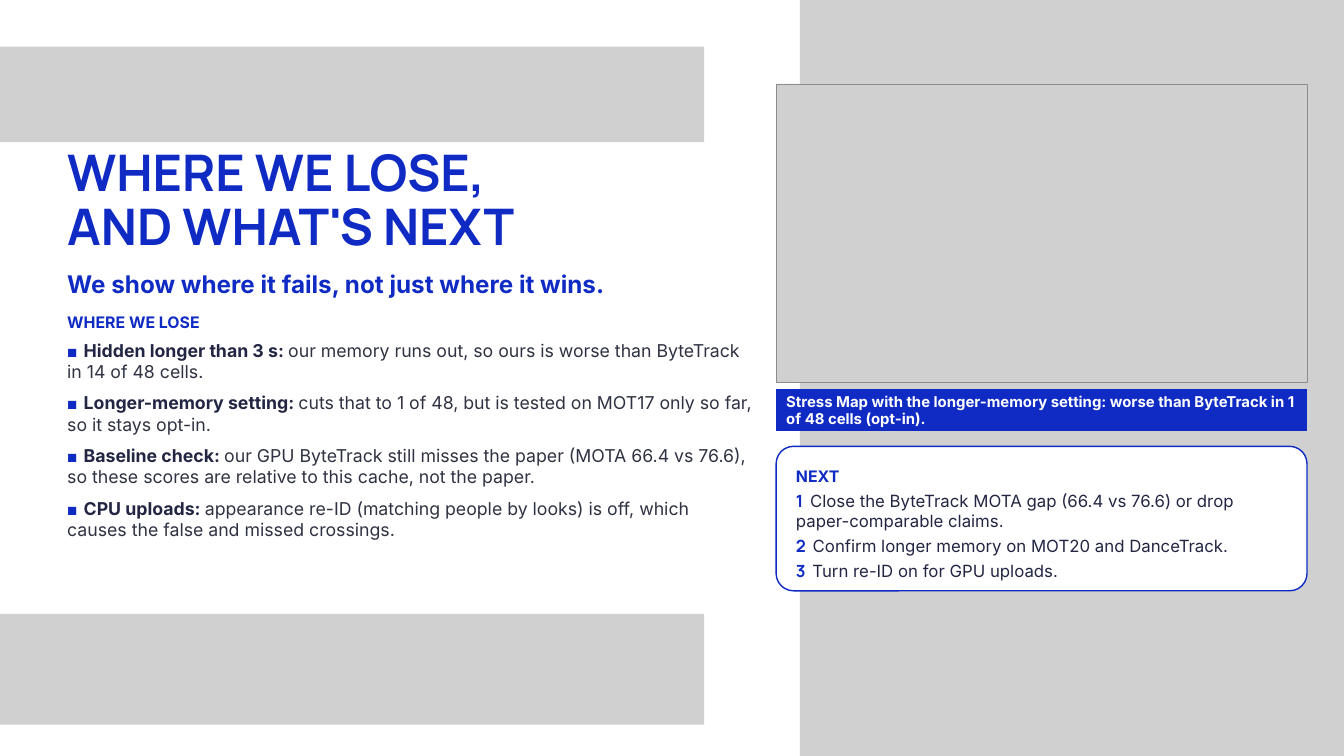
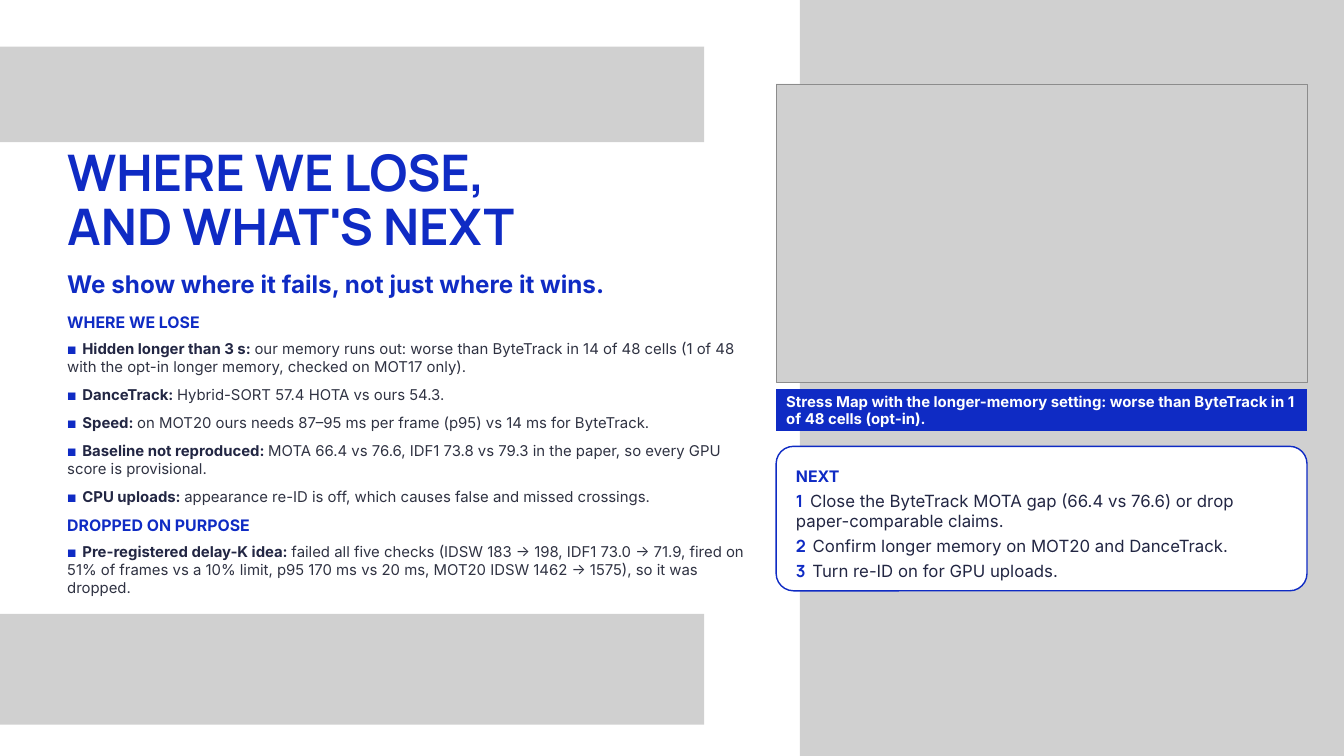
Before and after one commit to panshularora/zed-ps2-tracker, a slide deck: slide 9 of docs/presentation/Zed_PS2_Deck.pptx. Drawn at 1344x756 pixels with LibreOffice and Linux fonts; fonts in the diff are those of the drawing; grey boxes stand for pictures. Boxes give left, top, right and bottom in pixels: in the first picture for what was removed or moved away, otherwise in the second. Text is boxed around its words. In the diff, an @@ line names an element or a change of style, - is before the commit and + after.

Commit message:
deck: lead with visibility-rule finding (slide 8), where-we-lose + NO-GO (slide 9), test counts (slide 4), fresh Results screenshot

```diff
--- a/docs/presentation/Zed_PS2_Deck.pptx
+++ b/docs/presentation/Zed_PS2_Deck.pptx
@@ text at (x1=67, y1=342, x2=744, y2=596): text changed; size 19 to 16 pt @@
-■ Hidden longer than 3 s: our memory runs out, so ours is worse than ByteTrack in 14 of 48 cells.
-■ Longer-memory setting: cuts that to 1 of 48, but is tested on MOT17 only so far, so it stays opt-in.
-■ Baseline check: our GPU ByteTrack still misses the paper (MOTA 66.4 vs 76.6), so these scores are relative to this cache, not the paper.
-■ CPU uploads: appearance re-ID (matching people by looks) is off, which causes the false and missed crossings.
+■ Hidden longer than 3 s: our memory runs out: worse than ByteTrack in 14 of 48 cells (1 of 48 with the opt-in longer memory, checked on MOT17 only).
+■ DanceTrack: Hybrid-SORT 57.4 HOTA vs ours 54.3.
+■ Speed: on MOT20 ours needs 87–95 ms per frame (p95) vs 14 ms for ByteTrack.
+■ Baseline not reproduced: MOTA 66.4 vs 76.6, IDF1 73.8 vs 79.3 in the paper, so every GPU score is provisional.
+■ CPU uploads: appearance re-ID is off, which causes false and missed crossings.
+DROPPED ON PURPOSE
+■ Pre-registered delay-K idea: failed all five checks (IDSW 183 → 198, IDF1 73.0 → 71.9, fired on 51% of frames vs a 10% limit, p95 170 ms vs 20 ms, MOT20 IDSW 1462 → 1575), so it was dropped.
```
Also in this commit, not shown: 2 other slides changed.
